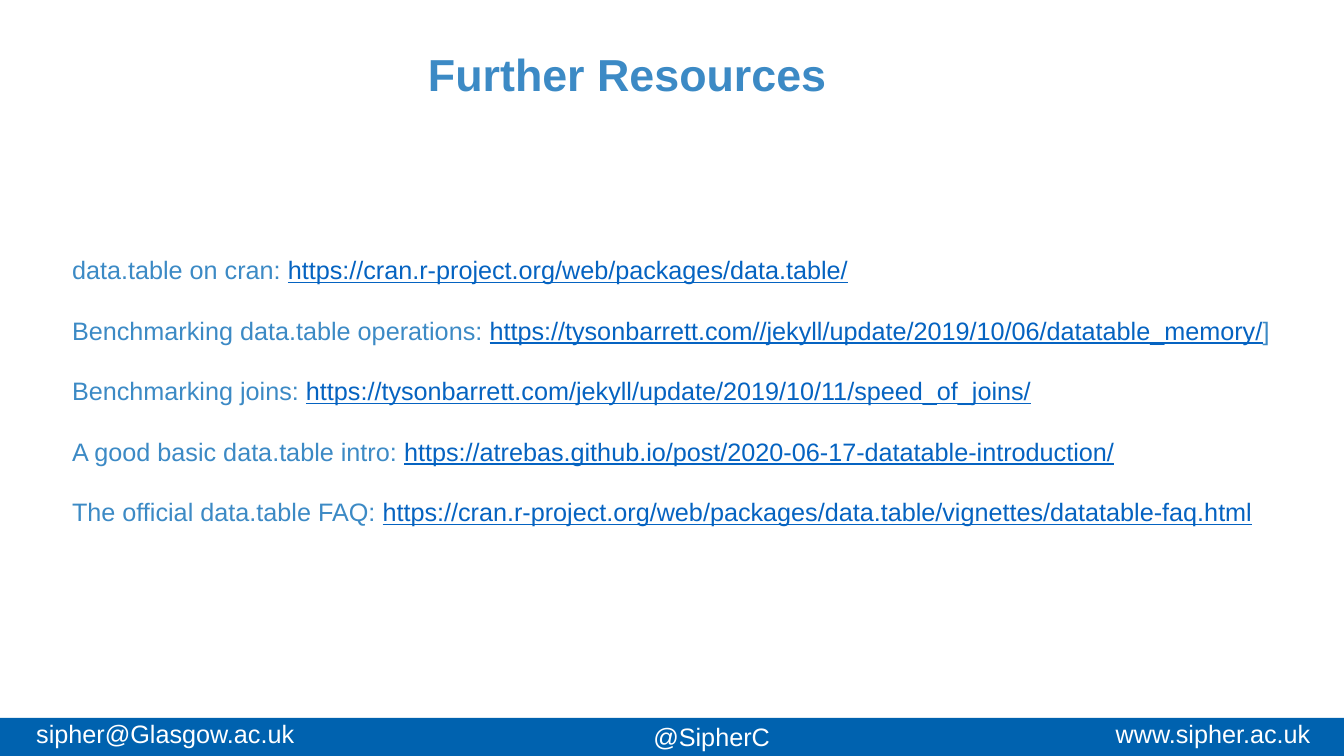
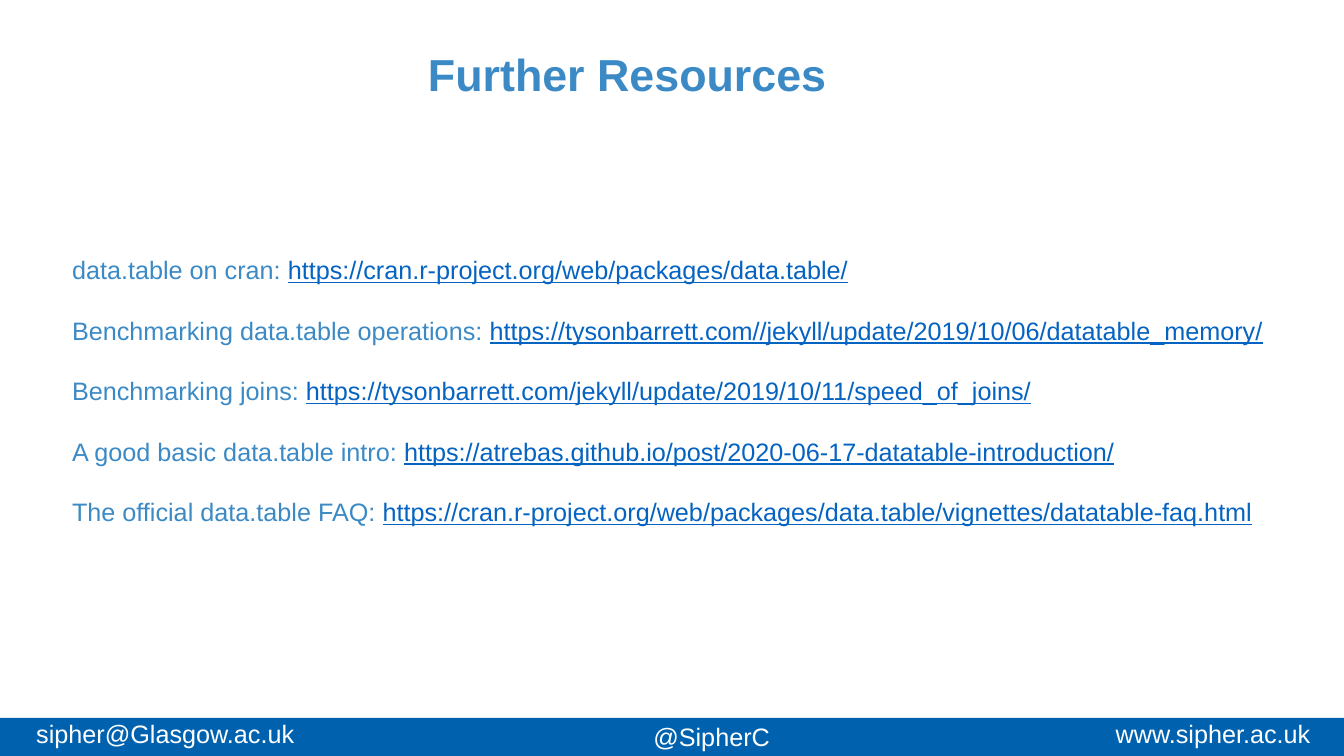
Before and after one commit to AndreasxHoehn/2024_RDS_DT, a slide deck: slide 16 of Slides/slides.pptx. Drawn at 1344x756 pixels with LibreOffice and Linux fonts; fonts in the diff are those of the drawing; background and template pictures are left out. Boxes give left, top, right and bottom in pixels: in the first picture for what was removed or moved away, otherwise in the second. Text is boxed around its words. In the diff, an @@ line names an element or a change of style, - is before the commit and + after.

Commit message:
last fixes
updated slides and code files, mainly typos

```diff
--- a/Slides/slides.pptx
+++ b/Slides/slides.pptx
@@ text at bbox=[72, 321, 1263, 345]: text changed @@
-Benchmarking data.table operations: https://tysonbarrett.com//jekyll/update/2019/10/06/datatable_memory/]
+Benchmarking data.table operations: https://tysonbarrett.com//jekyll/update/2019/10/06/datatable_memory/
```
Also in this commit, not shown: 7 other slides changed, 4 other files.
